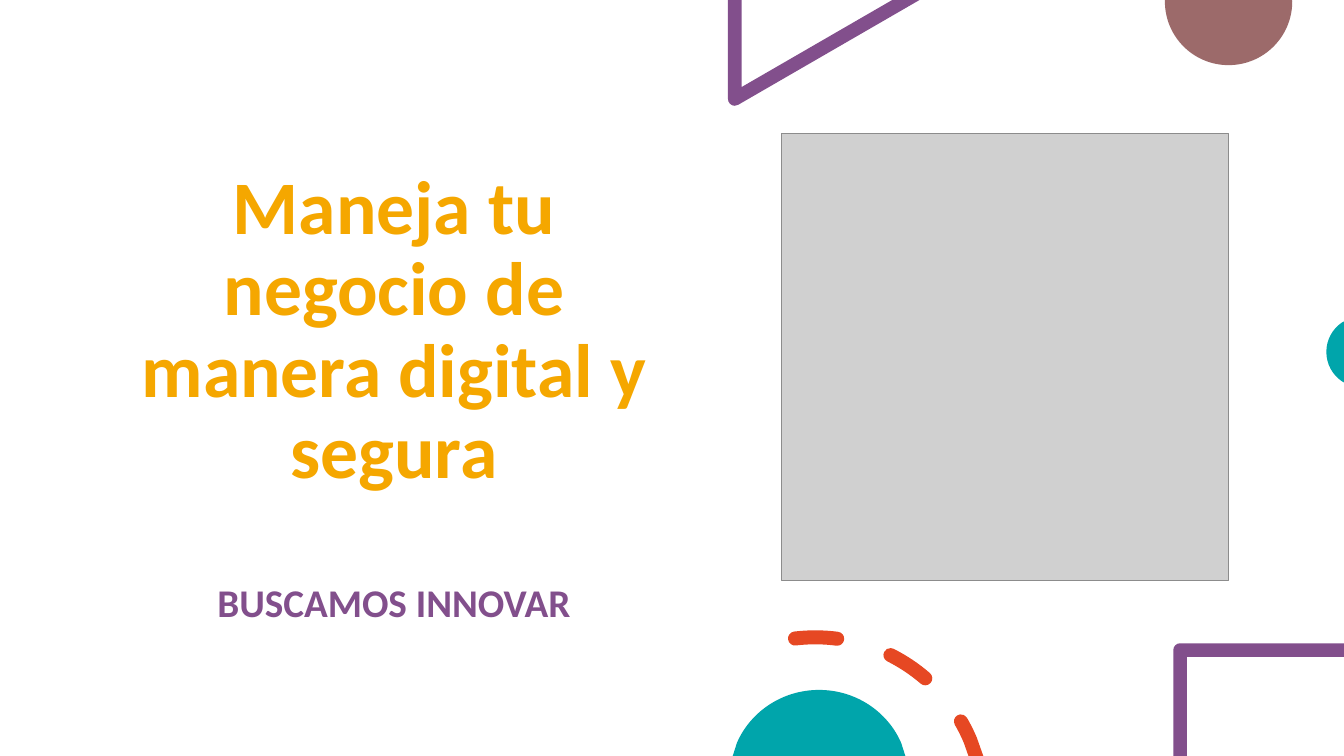
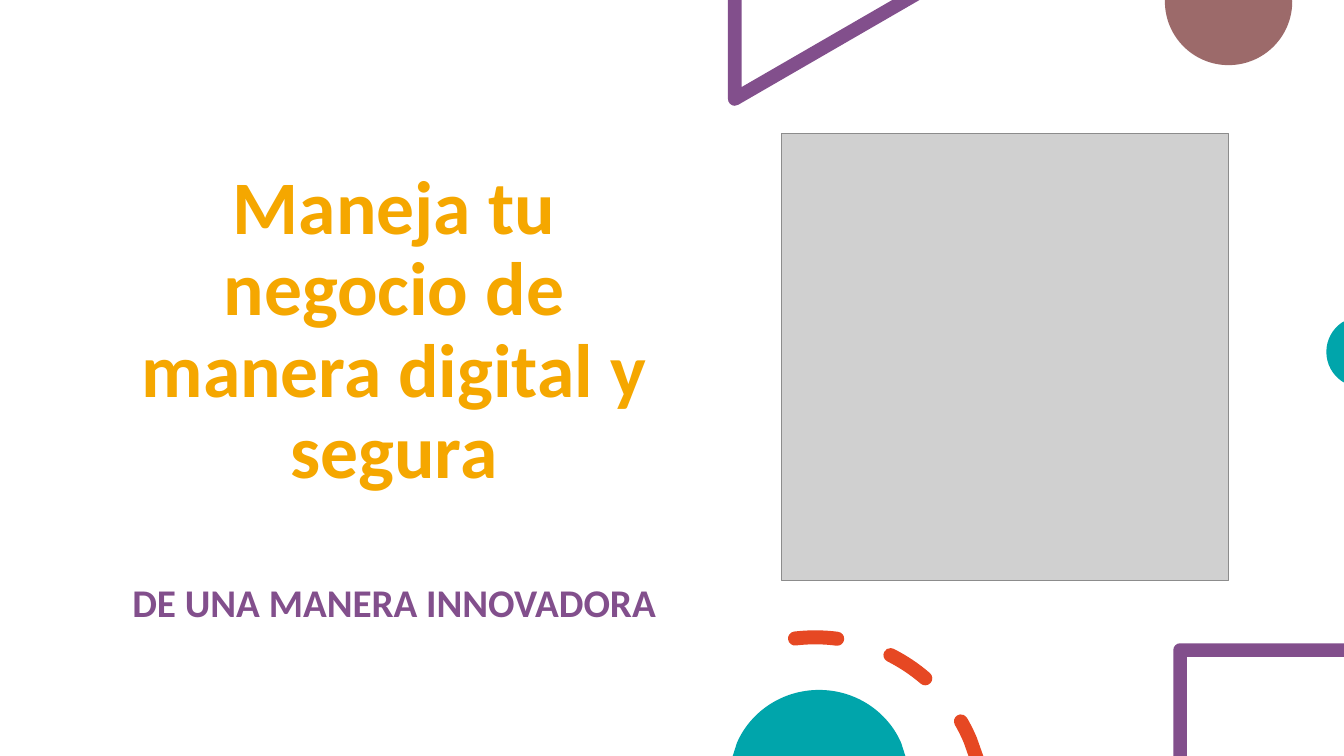
Before and after one commit to miriamyi01/Hospital-Warehouse, a slide deck: slide 2 of Proyecto Completo (EDAI)/Suministro Médico.pptx. Drawn at 1344x756 pixels with LibreOffice and Linux fonts; fonts in the diff are those of the drawing; grey boxes stand for pictures. Boxes give left, top, right and bottom in pixels: in the first picture for what was removed or moved away, otherwise in the second. Text is boxed around its words. In the diff, an @@ line names an element or a change of style, - is before the commit and + after.

```diff
--- a/Proyecto Completo (EDAI)/Suministro Médico.pptx
+++ b/Proyecto Completo (EDAI)/Suministro Médico.pptx
@@ title at (x1=132, y1=591, x2=656, y2=618): text changed @@
-BUSCAMOS INNOVAR
+DE UNA MANERA INNOVADORA
```
